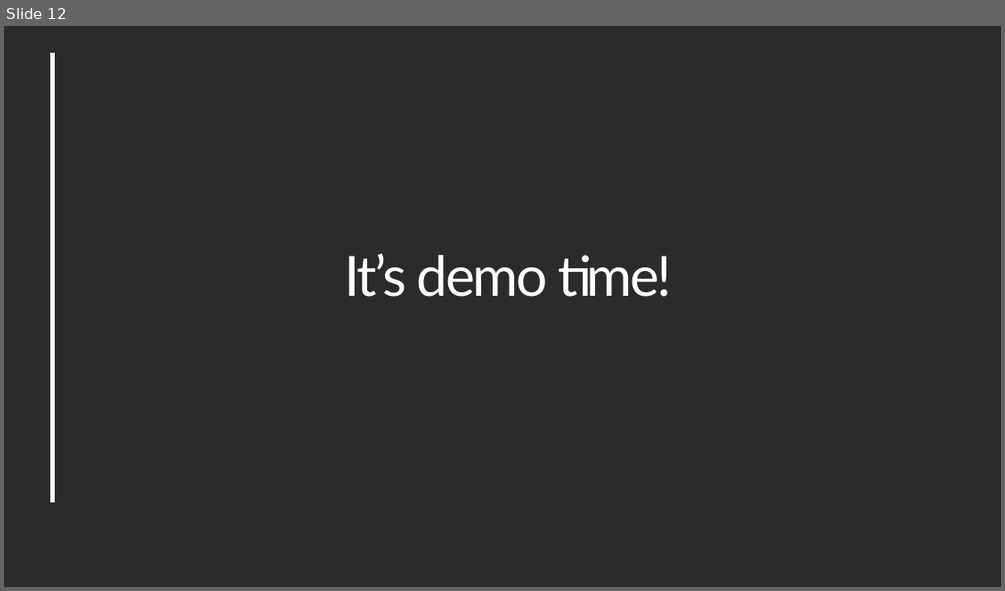
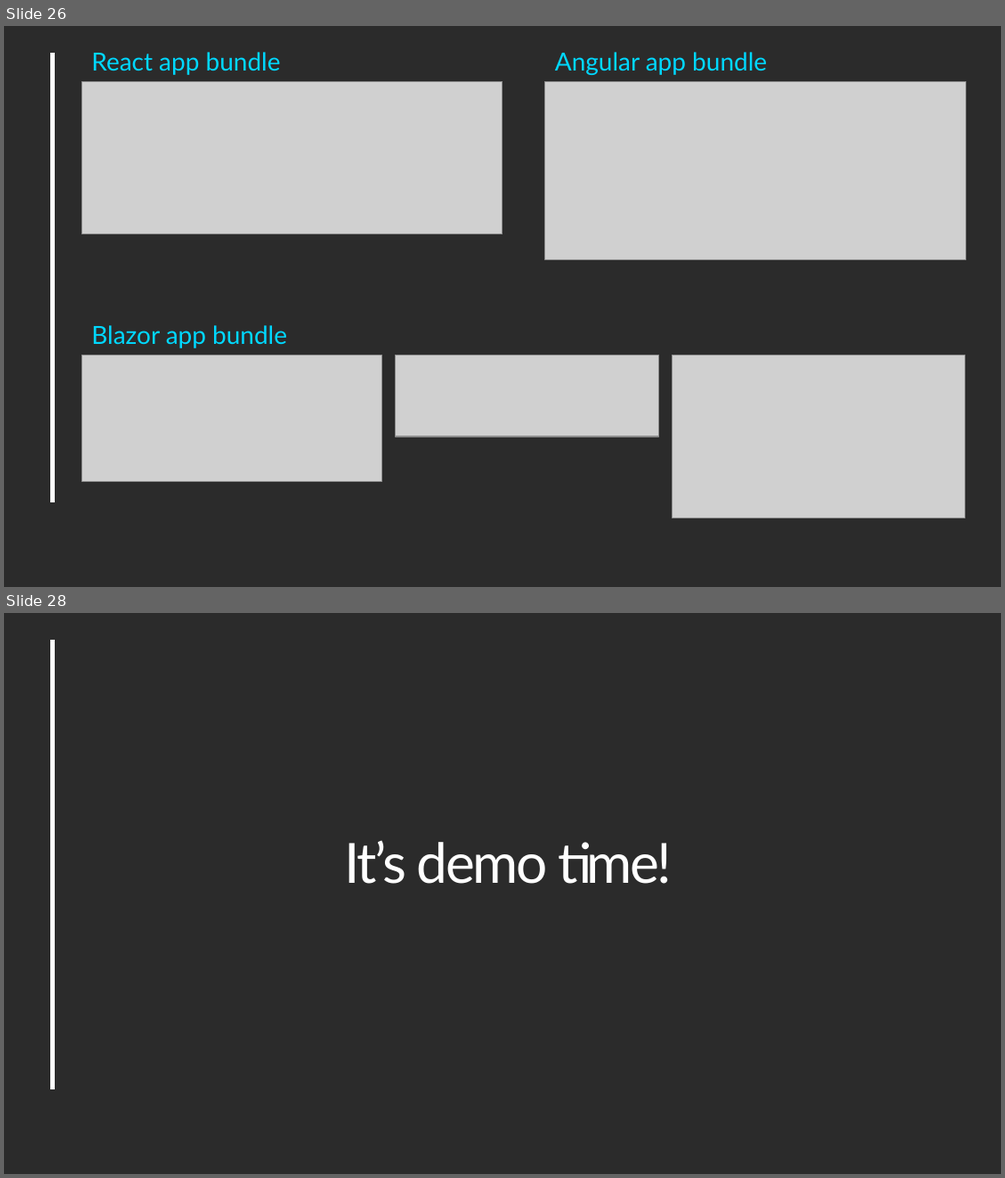
Before and after one commit to Werocky1502/ui-frameworks-comparison, a slide deck: Docs/Blazor VS React Vs Angular.pptx. Shown one above the other, each under a label of ours: slide 12 before the commit, slides 26 and 28 after it; the slides between them are not shown. The pictures are 1005x591 and 1005x1178 pixels, drawn with LibreOffice and Linux fonts; fonts in the diff are those of the drawing; grey boxes stand for pictures; background and template pictures are left out; a plain dark background stands for a picture behind light text. Boxes give left, top, right and bottom in pixels: in the first picture for what was removed or moved away, otherwise in the second. Text is boxed around its words. In the diff, an @@ line names an element or a change of style, - is before the commit and + after.

```diff
--- a/Docs/Blazor VS React Vs Angular.pptx
+++ b/Docs/Blazor VS React Vs Angular.pptx
@@ slide 26 added at bbox=[4, 26, 1001, 587], background picture (left out); not listed: 1 template element that a slide beside it also shows @@
@@ text added at bbox=[91, 52, 281, 75], 18 pt, text #00D8FF @@
+React app bundle
@@ text added at bbox=[555, 52, 767, 75], 18 pt, text #00D8FF @@
+Angular app bundle
@@ picture added at bbox=[81, 81, 502, 233] @@
@@ picture added at bbox=[545, 82, 966, 260] @@
@@ text added at bbox=[91, 325, 287, 348], 18 pt, text #00D8FF @@
+Blazor app bundle
@@ picture added at bbox=[81, 355, 381, 482] @@
@@ picture added at bbox=[395, 355, 659, 436] @@
@@ picture added at bbox=[672, 355, 965, 517] @@
@@ what was slide 12 is now slide 28 @@
```
Also in this commit, not shown: 5 slides changed, 15 other slides added.
